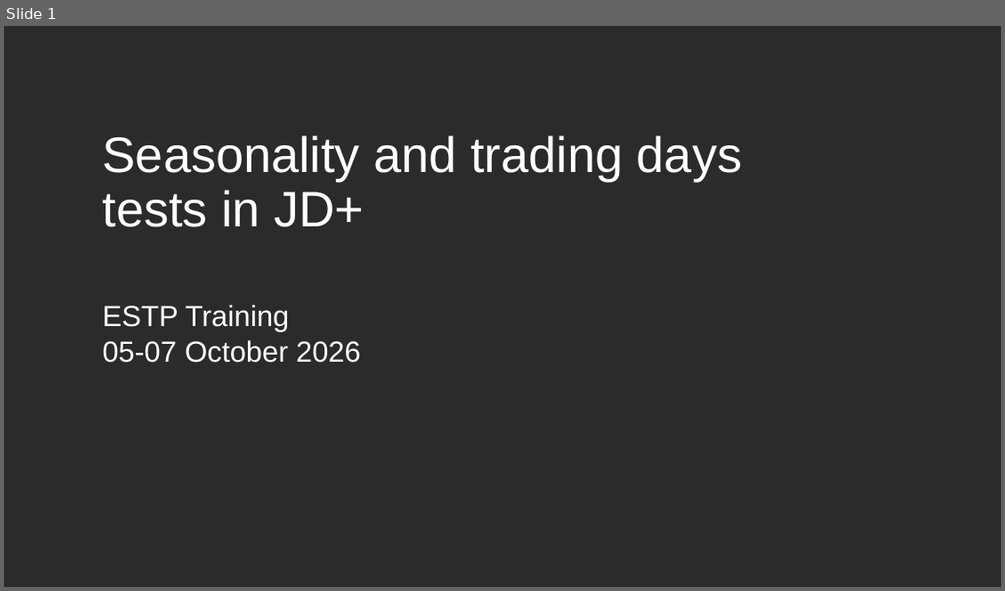
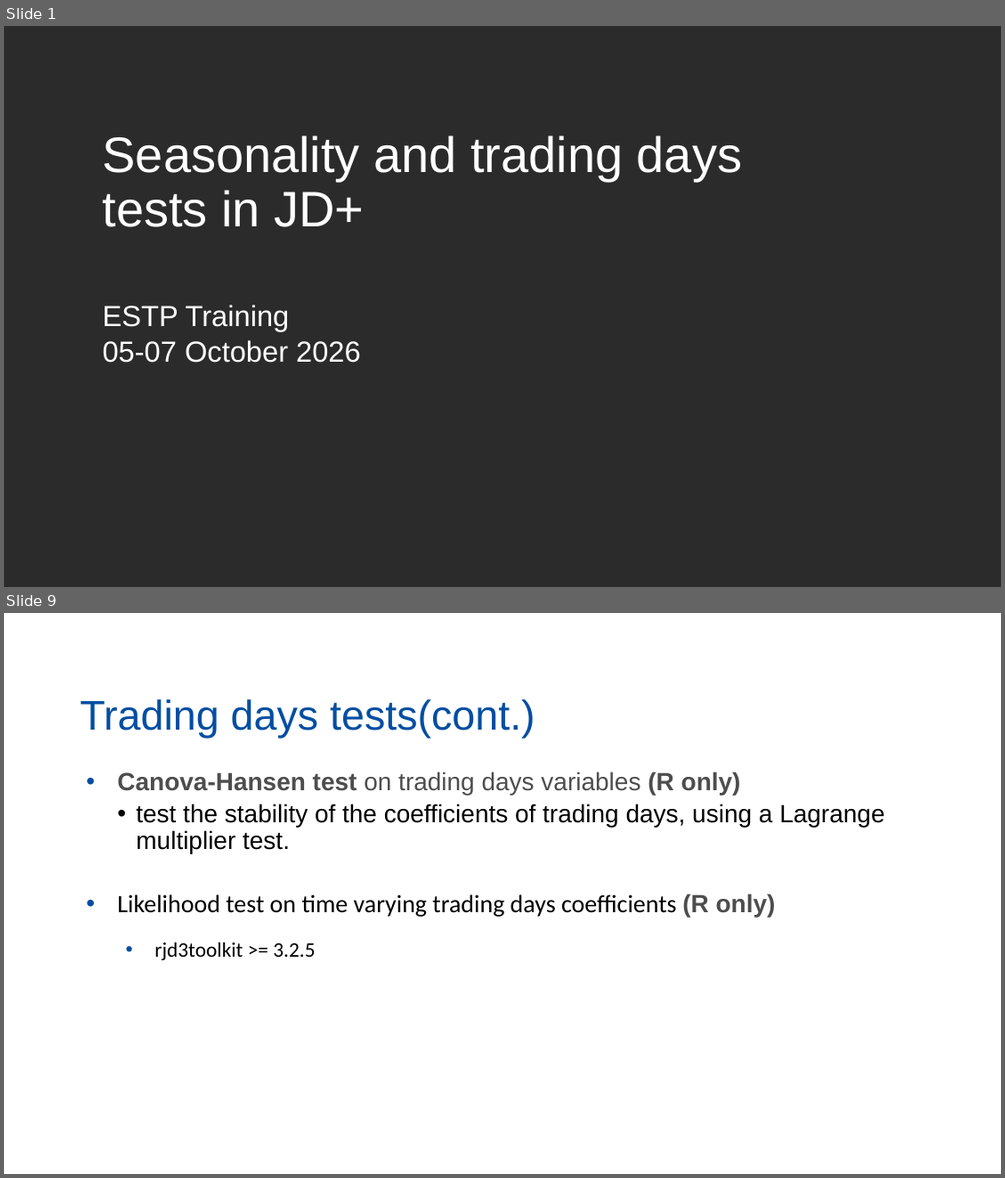
Before and after one commit to palatej/ESTP2026, a slide deck: 1.6 Seasonality tests.pptx. Shown one above the other, each under a label of ours: slide 1 before the commit, slides 1 and 9 after it; the slides between them are not shown. The pictures are 1005x591 and 1005x1178 pixels, drawn with LibreOffice and Linux fonts; fonts in the diff are those of the drawing; background and template pictures are left out; a plain dark background stands for a picture behind light text. Boxes give left, top, right and bottom in pixels: in the first picture for what was removed or moved away, otherwise in the second. Text is boxed around its words. In the diff, an @@ line names an element or a change of style, - is before the commit and + after.

Commit message:
cont.

```diff
--- a/1.6 Seasonality tests.pptx
+++ b/1.6 Seasonality tests.pptx
@@ slide 9 added at <box>4,613,1001,1174</box>, background #FFFFFF @@
@@ title added at <box>80,699,535,738</box>, 40 pt, text #034EA2 @@
+Trading days tests(cont.)
@@ text added at <box>117,771,884,960</box>, 24 pt, text #000000 @@
+• Canova-Hansen test on trading days variables (R only)
+  • test the stability of the coefficients of trading days, using a Lagrange multiplier test.
+• Likelihood test on time varying trading days coefficients (R only)
+  • rjd3toolkit >= 3.2.5
```
Also in this commit, not shown: 9 other slides added, 16 slides removed, 5 other files.
